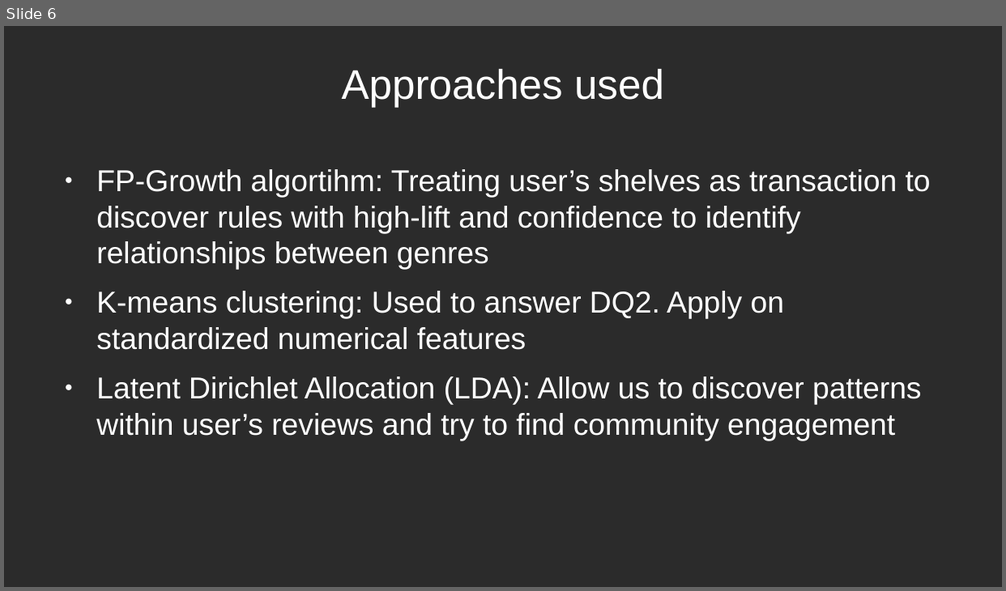
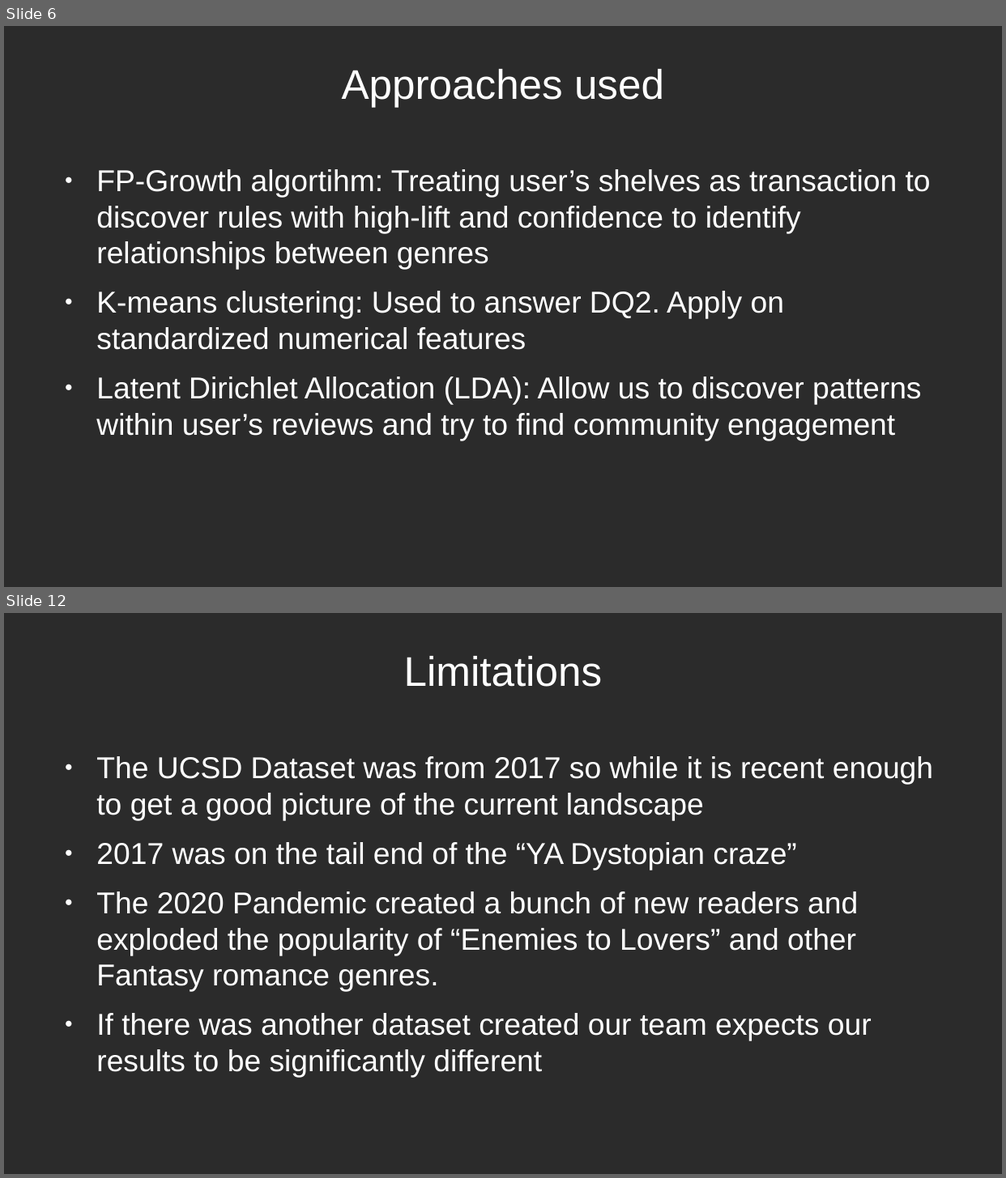
Before and after one commit to crystalstorm466/cs4412-project, a slide deck: docs/CS4412_David_Holland_Slides.odp. Shown one above the other, each under a label of ours: slide 6 before the commit, slides 6 and 12 after it; the slides between them are not shown. The pictures are 1006x591 and 1006x1178 pixels, drawn with LibreOffice and Linux fonts; fonts in the diff are those of the drawing; background and template pictures are left out; a plain dark background stands for a picture behind light text. Boxes give left, top, right and bottom in pixels: in the first picture for what was removed or moved away, otherwise in the second. Text is boxed around its words. In the diff, an @@ line names an element or a change of style, - is before the commit and + after.

```diff
--- a/docs/CS4412_David_Holland_Slides.odp
+++ b/docs/CS4412_David_Holland_Slides.odp
@@ slide 12 added at bbox=[4, 613, 1002, 1174], background picture (left out) @@
@@ title added at bbox=[404, 656, 603, 687], 33 pt, text #FFFFFF @@
+Limitations
@@ text added at bbox=[96, 756, 933, 1078], 24 pt, text #FFFFFF @@
+● The UCSD Dataset was from 2017 so while it is recent enough to get a good picture of the current landscape
+● 2017 was on the tail end of the “YA Dystopian craze”
+● The 2020 Pandemic created a bunch of new readers and exploded the popularity of “Enemies to Lovers” and other Fantasy romance genres.
+● If there was another dataset created our team expects our results to be significantly different
```
Also in this commit, not shown: 1 slide changed, 6 other slides added, 1 slide removed, 1 other file.
